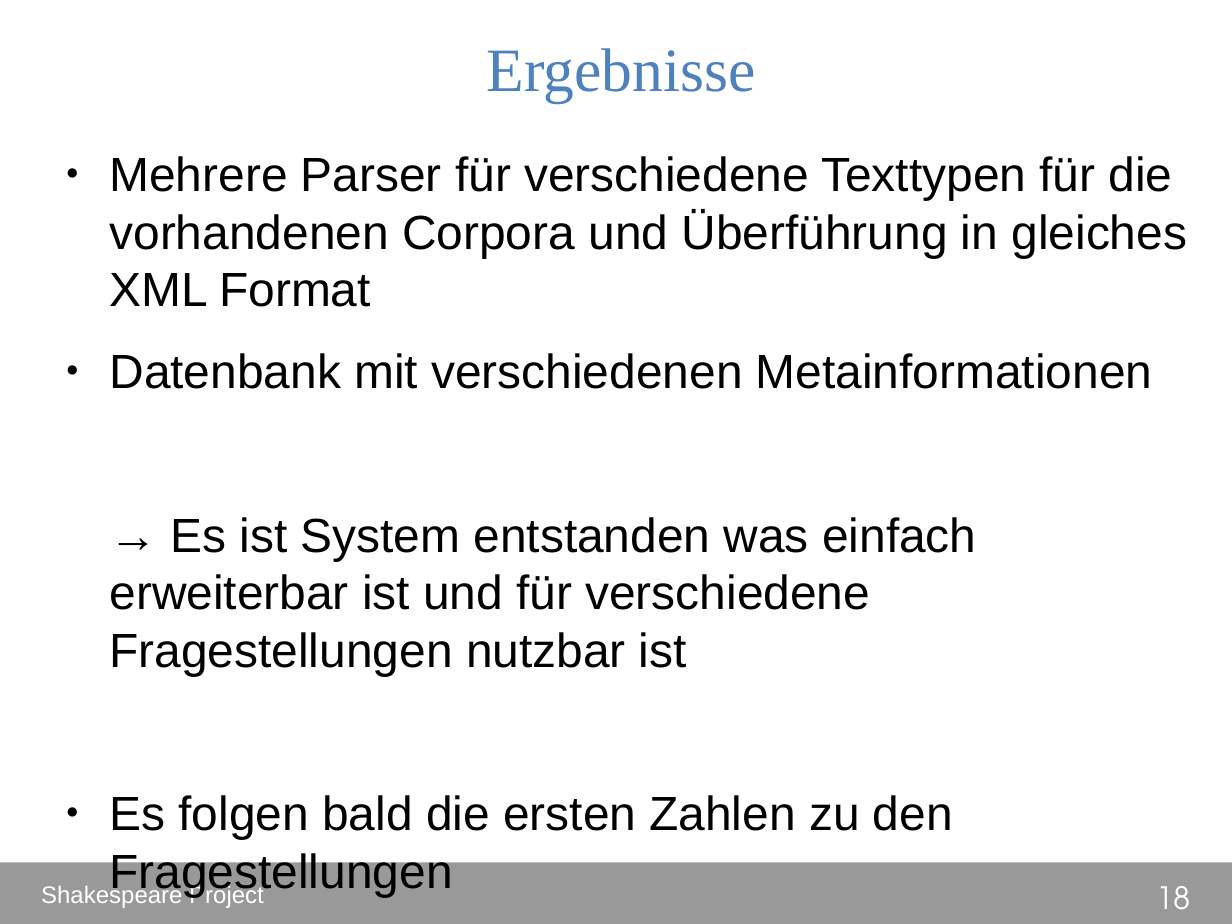
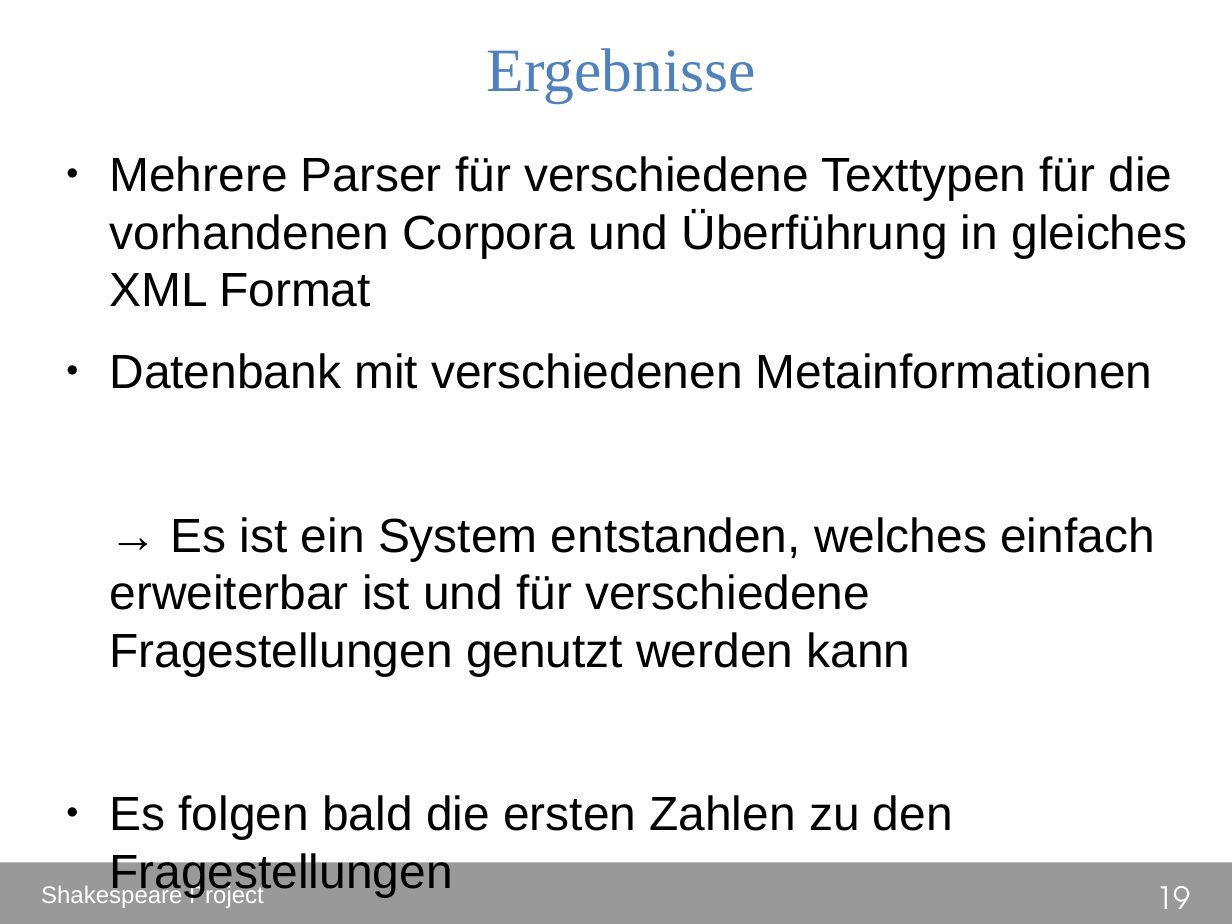
Before and after one commit to DHLeipzig-CurrentTopics-SS2014/shakespeare_project, a slide deck: slide 19 of presentation/presentation.odp (slide 18 before the commit). Drawn at 1232x924 pixels with LibreOffice and Linux fonts; fonts in the diff are those of the drawing. Boxes give left, top, right and bottom in pixels: in the first picture for what was removed or moved away, otherwise in the second. Text is boxed around its words. In the diff, an @@ line names an element or a change of style, - is before the commit and + after.

```diff
--- a/presentation/presentation.odp
+++ b/presentation/presentation.odp
@@ text at box(110, 517, 1154, 676): text changed @@
-→ Es ist System entstanden was einfach erweiterbar ist und für verschiedene Fragestellungen nutzbar ist
+→ Es ist ein System entstanden, welches einfach erweiterbar ist und für verschiedene Fragestellungen genutzt werden kann
@@ page number at box(1157, 886, 1191, 909): text changed @@
-18
+19
```
Also in this commit, not shown: 2 other slides changed, 1 slide added.
